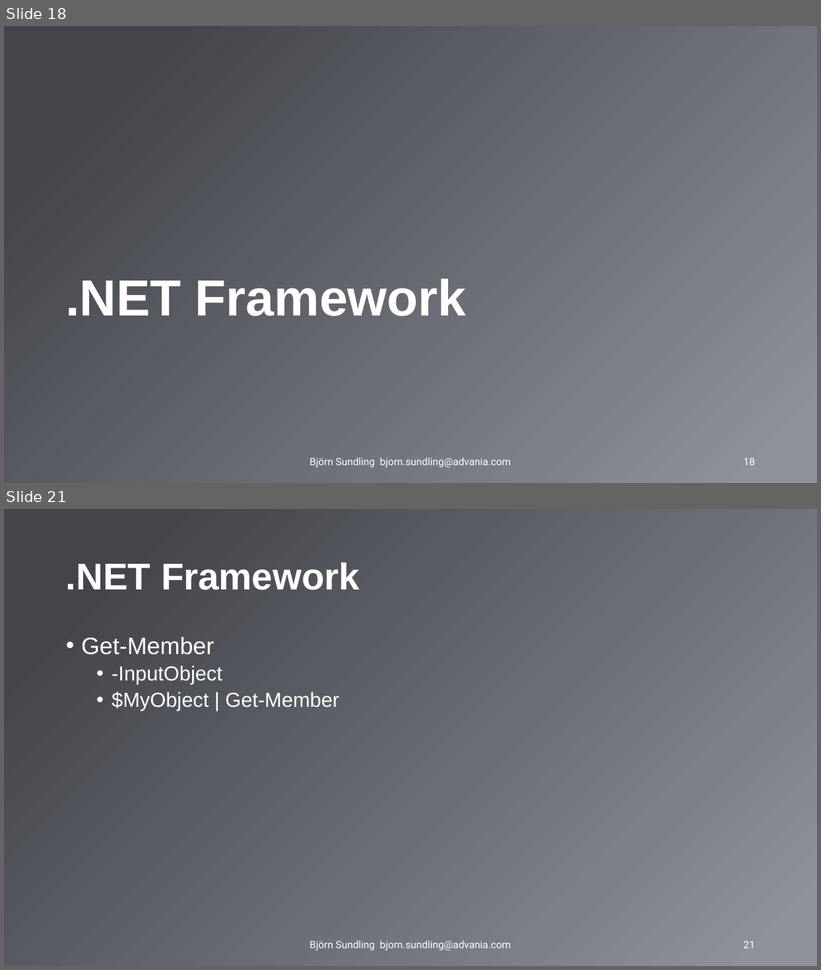
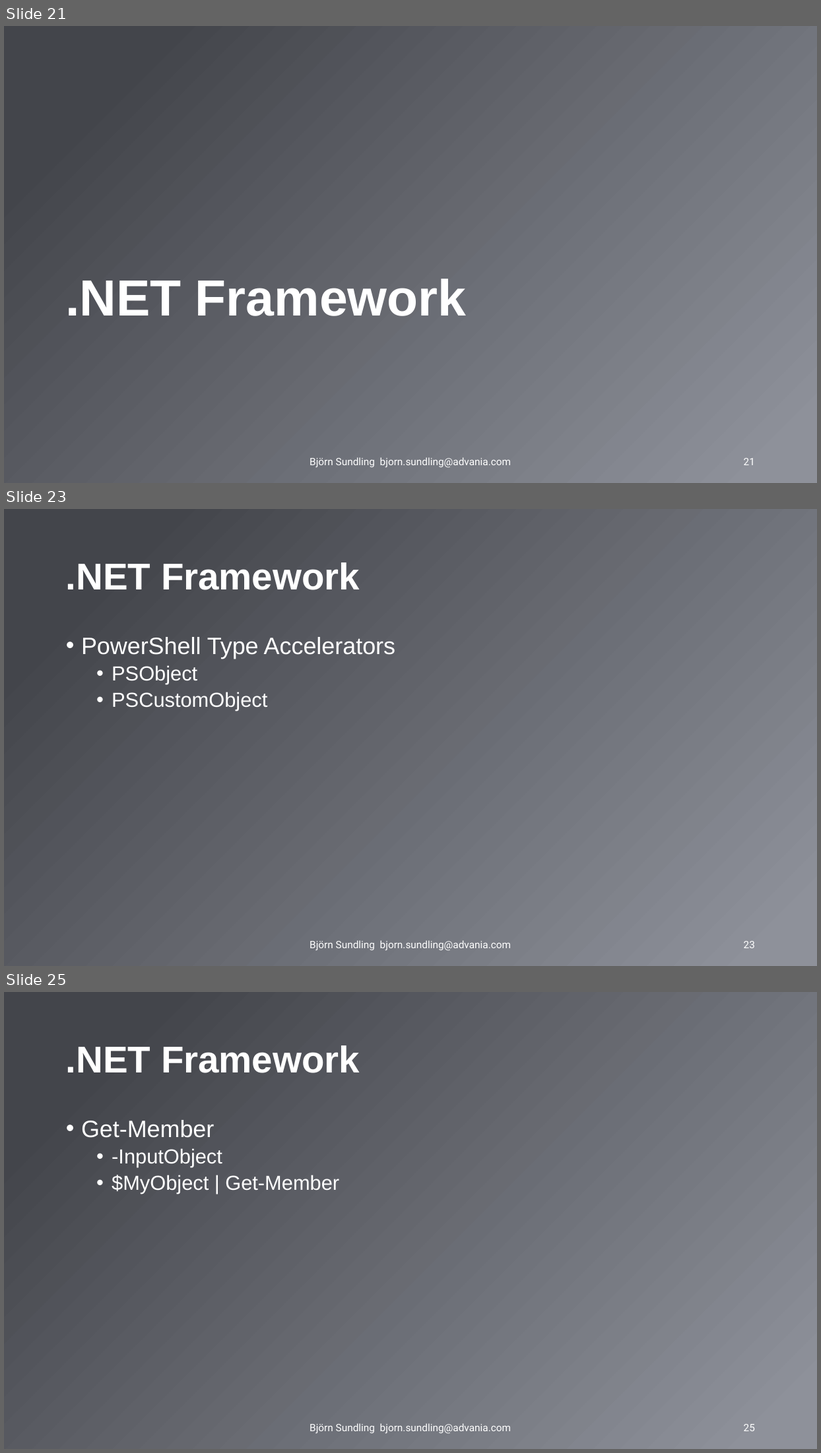
Before and after one commit to AdvaniaSE/PowerShellFundamentals, a slide deck: PowerShell Fundamentals.pptx. Shown one above the other, each under a label of ours: slides 18 and 21 before the commit, slides 21, 23 and 25 after it; the slides between them are not shown. The pictures are 821x970 and 821x1453 pixels, drawn with LibreOffice and Linux fonts; fonts in the diff are those of the drawing; background and template pictures are left out. Boxes give left, top, right and bottom in pixels: in the first picture for what was removed or moved away, otherwise in the second. Text is boxed around its words. In the diff, an @@ line names an element or a change of style, - is before the commit and + after.

```diff
--- a/PowerShell Fundamentals.pptx
+++ b/PowerShell Fundamentals.pptx
@@ slide 23 added at <box>4,509,817,966</box>, background gradient #43454B to #8E919A @@
@@ title added at <box>66,562,360,590</box>, 44 pt, text #FFFFFF, bold @@
+.NET Framework
@@ text added at <box>81,637,395,711</box>, 28 pt, text #FFFFFF @@
+• PowerShell Type Accelerators
+  • PSObject
+  • PSCustomObject
@@ text added at <box>310,941,511,951</box>, 12 pt, text #FFFFFF @@
+Björn Sundling bjorn.sundling@advania.com
@@ page number added at <box>744,941,755,949</box>, 12 pt, text #FFFFFF @@
+23
@@ what was slide 18 is now slide 21 @@
@@ page number at <box>744,458,755,466</box>: text changed @@
-18
+21
@@ what was slide 21 is now slide 25 @@
@@ page number at <box>744,1424,755,1432</box>: text changed @@
-21
+25
```
Also in this commit, not shown: 5 slides changed, 3 other slides added.
